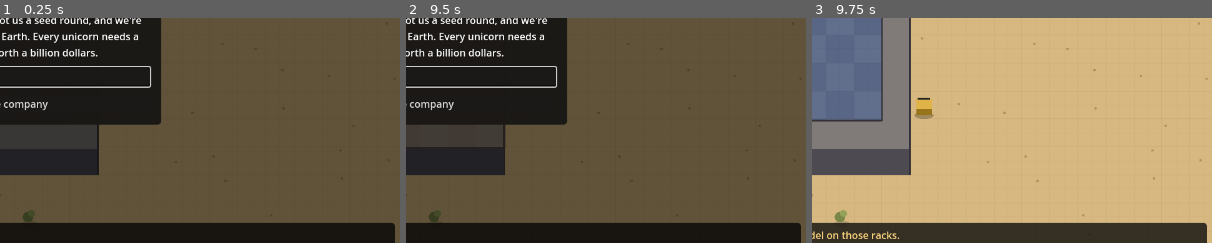
Above: before the commit, frames 1-3 (left to right).
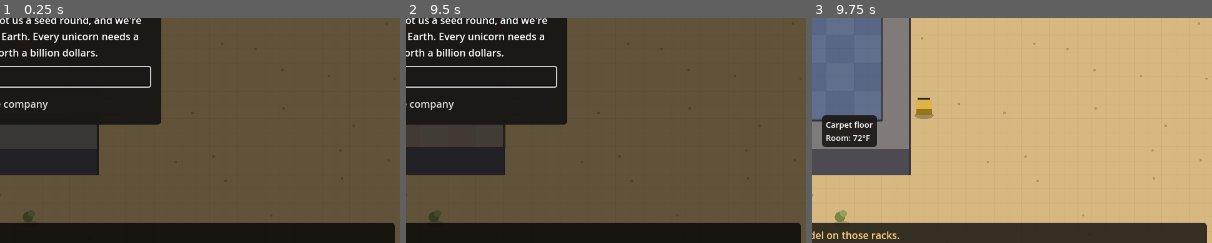
Above: after the commit, the same moments.

Repository: noahmvanderpol-source/AiTycoon
Game: Godot game, scene res://scenes/main.tscn
Same seed, same stepped clock (60 frames per second), same inputs: the game is played once before the commit and once after it.
Inputs:
- Up to frame 1 (0.25 s): no input
- Up to frame 2 (9.5 s): click "||" at 0.5 s; click "1x" at 1.25 s; click "2x" at 2 s; click "4x" at 2.75 s; click "Build (B)" at 3.5 s; click "Models (M)" at 4.25 s; click "Staff (T)" at 5 s; click "Board (O)" at 5.75 s; click "Heat (H)" at 6.5 s; click "Power (P)" at 7.25 s; click "Deviation (V)" at 8 s; click "Guide (G)" at 8.75 s
- Up to frame 3 (9.75 s): click "Found the company" at 9.5 s
The pictures show only the part of the screen within x 50-100%, y 43-93%; the shares and areas given below are measured in that part.

Frames 1-2 are identical in both runs. In frame 3, 1.9% of the frame differs, in the area x 2-17%, y 43-58%.

Commit message:
Hover tooltips: what's under the mouse, with a key stat
Staff show role, job and productivity; racks show output; generators
their kW; anything indoors shows its room temperature.

Co-Authored-By: Claude Opus 5.5 (1M context) <noreply@anthropic.com>
Claude-Session: https://claude.ai/code/session_011b7jM6BVVrj61DEP2NGx19

Diff:
--- a/scripts/main.gd
+++ b/scripts/main.gd
@@ -241,6 +241,7 @@
 var top_label: Label
 var chet_label: Label
 var cost_label: Label
+var hover_tip: Label  # says what's under the mouse
 var tool_buttons := []
 var level_button: Button
 var speed_buttons := []
@@ -453,6 +454,14 @@
 	_build_deviation_tab()
 	_build_guide_tab()
 
+	hover_tip = Label.new()
+	hover_tip.add_theme_font_size_override("font_size", 13)
+	var tip_style := _panel_style(0.9)
+	tip_style.set_content_margin_all(6)
+	hover_tip.add_theme_stylebox_override("normal", tip_style)
+	hover_tip.visible = false
+	layer.add_child(hover_tip)
+
 	cost_label = Label.new()
 	cost_label.add_theme_color_override("font_outline_color", Color.BLACK)
 	cost_label.add_theme_constant_override("outline_size", 4)
@@ -970,6 +979,7 @@
 		bld.alpha = move_toward(bld.alpha, 0.0 if hide else 1.0, delta * 5.0)
 	_update_hud()
 	_update_cost_label()
+	_update_hover_tip()
 	queue_redraw()
 
 
@@ -1966,6 +1976,62 @@
 	return absi(hash(Vector3i(t.x, t.y, salt)))
 
 
+# --- Hover info ---------------------------------------------------------------
+
+func _update_hover_tip() -> void:
+	var text := "" if dragging or modal or _mouse_over_ui() else _describe_hover()
+	hover_tip.visible = text != ""
+	if text == "":
+		return
+	hover_tip.text = text
+	hover_tip.reset_size()
+	var p := get_viewport().get_mouse_position() + Vector2(16, 18)
+	var screen := get_viewport_rect().size
+	hover_tip.position = p.clamp(Vector2.ZERO, screen - hover_tip.size)
+
+
+# What's under the mouse, top-most first, with a stat or two.
+func _describe_hover() -> String:
+	var mouse := get_global_mouse_position()
+	if view_level == 0:
+		for s in staff:
+			if s.pos.distance_to(mouse - Vector2(0, 8)) < 12.0:
+				return "%s, %s\nJob: %s\nProductivity: %d%%" % [s.name, ROLES[s.role].name, JOBS[s.job].name, int(s.productivity * 100.0)]
+	var t := hover
+	if not _in_bounds(t):
+		return ""
+	var lines := []
+	if view_level == 1:
+		if roof_objects.has(t):
+			lines.append(_tool_by_id(roof_objects[t]).name)
+			if COOLERS.has(roof_objects[t]):
+				lines.append("Cools the room below, uses %d kW" % COOLERS[roof_objects[t]].power)
+		elif room_of.has(t):
+			lines.append("Roof")
+	else:
+		var id: String = objects.get(t, "")
+		var sub: String = sub_objects.get(hover_sub, "")
+		if id != "" and id != "part":
+			lines.append(_tool_by_id(id).get("name", id.capitalize()))
+			if id == "rack":
+				if rack_names.has(t) and deviation >= 25.0:
+					lines[0] += ' "%s"' % rack_names[t]
+				lines.append("Output: %d%%" % int(_rack_output(t) * 100.0))
+			elif GENERATORS.has(id):
+				lines.append("Makes up to %d kW" % GENERATORS[id].kw)
+		elif sub != "":
+			lines.append(_tool_by_id(sub).get("name", sub.capitalize()))
+		elif window_objects.has(t):
+			lines.append("%s on a wall, uses %d kW" % [COOLERS[window_objects[t]].name, COOLERS[window_objects[t]].power])
+		elif wall_tiles.has(t):
+			lines.append(_tool_by_id(wall_tiles[t]).name)
+		elif floor_tiles.has(t):
+			lines.append(_tool_by_id(floor_tiles[t]).name + " floor")
+	if room_of.has(t):
+		lines.append("Room: %d°F" % int(buildings[room_of[t]].temp))
+	return "\n".join(lines)
+
+
 func _update_cost_label() -> void:
 	var tool: Dictionary = TOOLS[tool_index]
 	if not dragging or tool.cost == 0:
